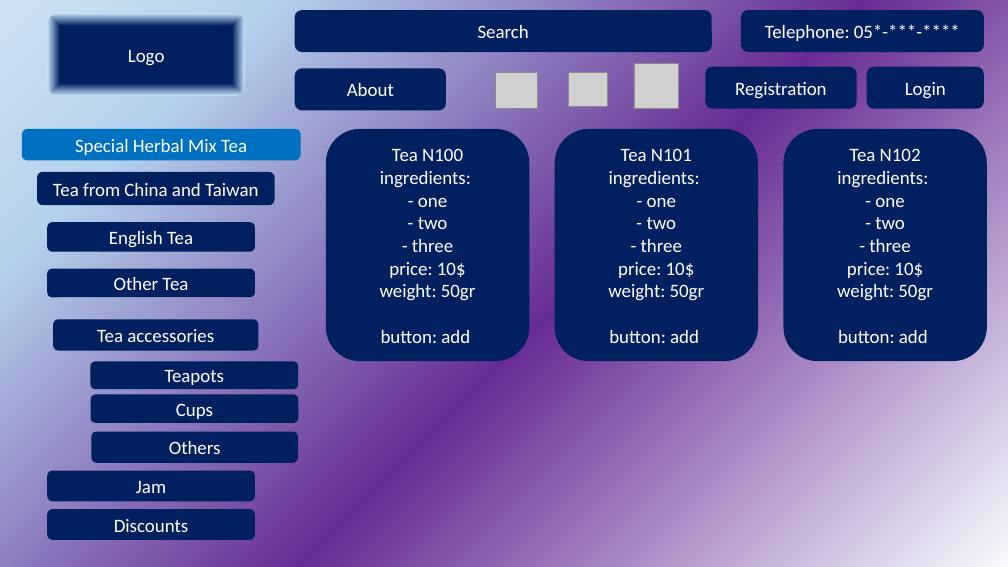
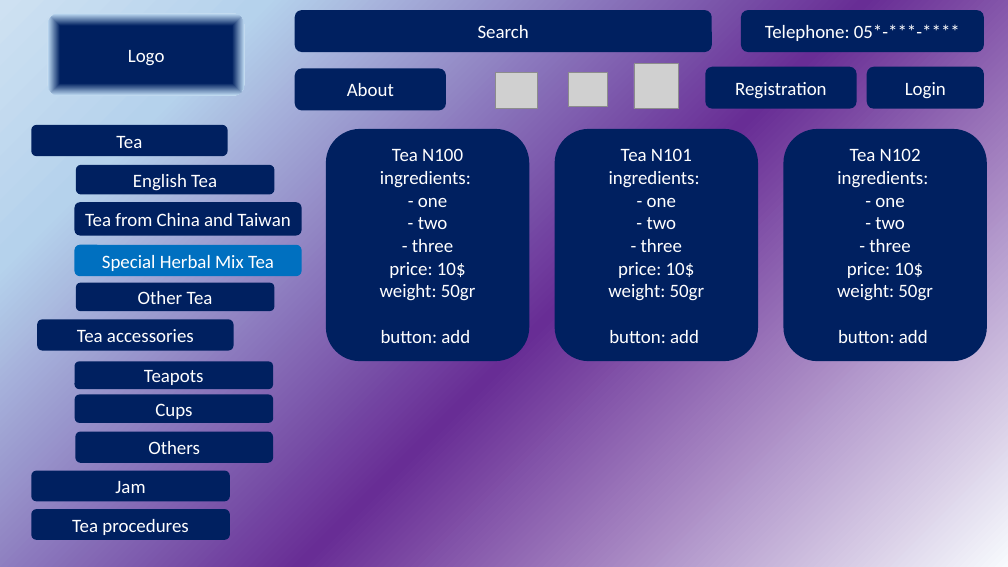
Before and after one commit to EvgeniyaItkina/FinalProject, a slide deck: slide 2 of Presentation project Tea.pptx. Drawn at 1008x567 pixels with LibreOffice and Linux fonts; fonts in the diff are those of the drawing; grey boxes stand for pictures. Boxes give left, top, right and bottom in pixels: in the first picture for what was removed or moved away, otherwise in the second. Text is boxed around its words. In the diff, an @@ line names an element or a change of style, - is before the commit and + after.

```diff
--- a/Presentation project Tea.pptx
+++ b/Presentation project Tea.pptx
@@ rounded rectangle added at (x1=31, y1=125, x2=228, y2=156), fill #002060, 18 pt, text #FFFFFF @@
+Tea
@@ rounded rectangle "English Tea" resized from (x1=47, y1=222, x2=255, y2=252) to (x1=76, y1=165, x2=274, y2=194) @@
@@ rounded rectangle "Tea from China and Taiwan" resized from (x1=37, y1=172, x2=274, y2=205) to (x1=75, y1=202, x2=302, y2=235) @@
@@ rounded rectangle "Special Herbal Mix Tea" resized from (x1=22, y1=129, x2=301, y2=161) to (x1=75, y1=245, x2=302, y2=277) @@
@@ rounded rectangle "Other Tea" resized from (x1=47, y1=268, x2=255, y2=297) to (x1=76, y1=283, x2=274, y2=312) @@
@@ rounded rectangle "Tea accessories" resized from (x1=53, y1=319, x2=259, y2=350) to (x1=37, y1=319, x2=234, y2=350) @@
@@ rounded rectangle "Teapots" resized from (x1=91, y1=361, x2=299, y2=389) to (x1=75, y1=361, x2=274, y2=389) @@
@@ rounded rectangle "Cups" resized from (x1=91, y1=395, x2=299, y2=423) to (x1=75, y1=395, x2=274, y2=423) @@
@@ rounded rectangle "Others" resized from (x1=91, y1=432, x2=299, y2=463) to (x1=76, y1=432, x2=274, y2=463) @@
@@ rounded rectangle "Jam" resized from (x1=47, y1=470, x2=255, y2=501) to (x1=31, y1=470, x2=230, y2=501) @@
@@ rounded rectangle added at (x1=31, y1=509, x2=230, y2=540), fill #002060, 18 pt, text #FFFFFF @@
+Tea procedures
@@ rounded rectangle removed at (x1=47, y1=509, x2=255, y2=540) @@
-Discounts
```
Also in this commit, not shown: 2 other slides changed, 1 slide added, 1 other file.
